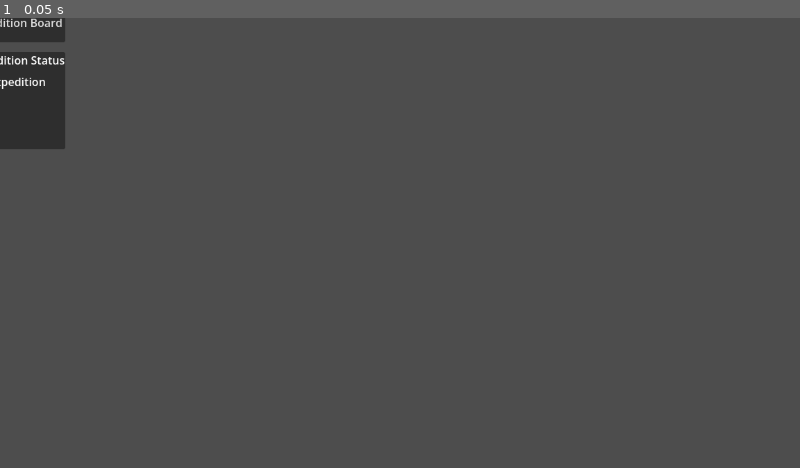
Above: before the commit, frame 1.
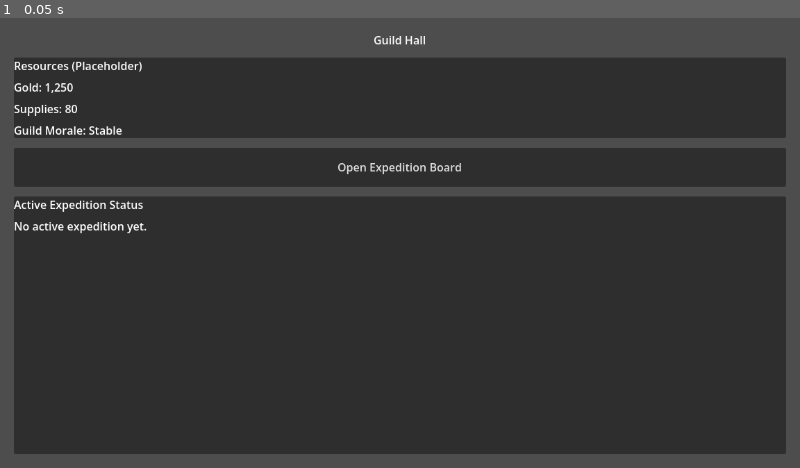
Above: after the commit, the same moment.

Repository: Navandis/expedition-guild-idle
Game: Godot game, scene res://scenes/guild_hall/GuildHall.tscn
Two runs of this game, one before a commit and one after it. Both use one fixed random seed, a clock stepped at 60 frames per second and the inputs below. Before the commit the project starts from res://scenes/main/Main.tscn.
Inputs:
- Up to frame 1 (0.05 s): no input

The runs differ from the first frame. In frame 1, 81% of the frame differs, in the area x 0-99%, y 0-97%.
Error before the commit: Invalid assignment of property or key 'text' with value of type 'String' on a base object of type 'null instance'. (res://scripts/ui/GuildHallController.gd:19)

Commit message:
small var fix

Diff:
--- a/project.godot
+++ b/project.godot
@@ -11,7 +11,7 @@
 [application]
 
 config/name="expedition-guild-idle"
-run/main_scene="res://scenes/main/Main.tscn"
+run/main_scene="res://scenes/guild_hall/GuildHall.tscn"
 config/features=PackedStringArray("4.6", "Mobile")
 config/icon="res://icon.svg"
 
--- a/scenes/guild_hall/GuildHall.tscn
+++ b/scenes/guild_hall/GuildHall.tscn
@@ -1,10 +1,8 @@
-[gd_scene format=3]
+[gd_scene format=3 uid="uid://ca4nismuvcpik"]
 
-; Guild Hall home screen for day-2 shell flow.
+[ext_resource type="Script" uid="uid://bky2lwy64owpe" path="res://scripts/ui/GuildHallController.gd" id="1_72fw3"]
 
-[ext_resource type="Script" path="res://scripts/ui/GuildHallController.gd" id="1_72fw3"]
-
-[node name="GuildHall" type="Control"]
+[node name="GuildHall" type="Control" unique_id=1458496136]
 layout_mode = 3
 anchors_preset = 15
 anchor_right = 1.0
@@ -13,7 +11,7 @@
 grow_vertical = 2
 script = ExtResource("1_72fw3")
 
-[node name="SafeArea" type="MarginContainer" parent="."]
+[node name="SafeArea" type="MarginContainer" parent="." unique_id=2084556186]
 layout_mode = 1
 anchors_preset = 15
 anchor_right = 1.0
@@ -25,57 +23,57 @@
 theme_override_constants/margin_right = 20
 theme_override_constants/margin_bottom = 20
 
-[node name="RootColumn" type="VBoxContainer" parent="SafeArea"]
+[node name="RootColumn" type="VBoxContainer" parent="SafeArea" unique_id=845488305]
 layout_mode = 2
 theme_override_constants/separation = 14
 
-[node name="TitleLabel" type="Label" parent="SafeArea/RootColumn"]
+[node name="TitleLabel" type="Label" parent="SafeArea/RootColumn" unique_id=1685169725]
 layout_mode = 2
 text = "Guild Hall"
 horizontal_alignment = 1
 
-[node name="ResourcesPanel" type="PanelContainer" parent="SafeArea/RootColumn"]
+[node name="ResourcesPanel" type="PanelContainer" parent="SafeArea/RootColumn" unique_id=620704676]
 layout_mode = 2
 
-[node name="ResourceRows" type="VBoxContainer" parent="SafeArea/RootColumn/ResourcesPanel"]
+[node name="ResourceRows" type="VBoxContainer" parent="SafeArea/RootColumn/ResourcesPanel" unique_id=1494783933]
 layout_mode = 2
 theme_override_constants/separation = 8
 
-[node name="ResourcesHeader" type="Label" parent="SafeArea/RootColumn/ResourcesPanel/ResourceRows"]
+[node name="ResourcesHeader" type="Label" parent="SafeArea/RootColumn/ResourcesPanel/ResourceRows" unique_id=1210295991]
 layout_mode = 2
 text = "Resources (Placeholder)"
 
-[node name="GoldLabel" type="Label" parent="SafeArea/RootColumn/ResourcesPanel/ResourceRows"]
+[node name="GoldLabel" type="Label" parent="SafeArea/RootColumn/ResourcesPanel/ResourceRows" unique_id=553301898]
 layout_mode = 2
 text = "Gold: 1,250"
 
-[node name="SuppliesLabel" type="Label" parent="SafeArea/RootColumn/ResourcesPanel/ResourceRows"]
+[node name="SuppliesLabel" type="Label" parent="SafeArea/RootColumn/ResourcesPanel/ResourceRows" unique_id=245117355]
 layout_mode = 2
 text = "Supplies: 80"
 
-[node name="MoraleLabel" type="Label" parent="SafeArea/RootColumn/ResourcesPanel/ResourceRows"]
+[node name="MoraleLabel" type="Label" parent="SafeArea/RootColumn/ResourcesPanel/ResourceRows" unique_id=1026819009]
 layout_mode = 2
 text = "Guild Morale: Stable"
 
-[node name="OpenBoardButton" type="Button" parent="SafeArea/RootColumn"]
+[node name="OpenBoardButton" type="Button" parent="SafeArea/RootColumn" unique_id=2015018345]
 custom_minimum_size = Vector2(0, 56)
 layout_mode = 2
 text = "Open Expedition Board"
 
-[node name="ActiveExpeditionPanel" type="PanelContainer" parent="SafeArea/RootColumn"]
+[node name="ActiveExpeditionPanel" type="PanelContainer" parent="SafeArea/RootColumn" unique_id=1205453616]
 custom_minimum_size = Vector2(0, 140)
 layout_mode = 2
 size_flags_vertical = 3
 
-[node name="ActiveRows" type="VBoxContainer" parent="SafeArea/RootColumn/ActiveExpeditionPanel"]
+[node name="ActiveRows" type="VBoxContainer" parent="SafeArea/RootColumn/ActiveExpeditionPanel" unique_id=1742571574]
 layout_mode = 2
 theme_override_constants/separation = 8
 
-[node name="ActiveHeader" type="Label" parent="SafeArea/RootColumn/ActiveExpeditionPanel/ActiveRows"]
+[node name="ActiveHeader" type="Label" parent="SafeArea/RootColumn/ActiveExpeditionPanel/ActiveRows" unique_id=1411912238]
 layout_mode = 2
 text = "Active Expedition Status"
 
-[node name="StatusLabel" type="Label" parent="SafeArea/RootColumn/ActiveExpeditionPanel/ActiveRows"]
+[node name="StatusLabel" type="Label" parent="SafeArea/RootColumn/ActiveExpeditionPanel/ActiveRows" unique_id=806509298]
 layout_mode = 2
 text = "No active expedition yet."
 autowrap_mode = 3
--- a/scripts/ui/GuildHallController.gd
+++ b/scripts/ui/GuildHallController.gd
@@ -7,8 +7,7 @@
 
 signal open_expedition_board_requested
 
-@onready var _active_status_label: Label = $SafeArea/RootColumn/ActiveExpeditionPanel/StatusLabel
-
+@onready var _active_status_label: Label = $SafeArea/RootColumn/ActiveExpeditionPanel/ActiveRows/StatusLabel
 
 func _ready() -> void:
 	$SafeArea/RootColumn/OpenBoardButton.pressed.connect(_on_open_board_pressed)
Not shown, added: scripts/ui/DispatchController.gd.uid
Not shown, added: scripts/ui/GuildHallController.gd.uid
Not shown, changed: docs/current_milestone.md
